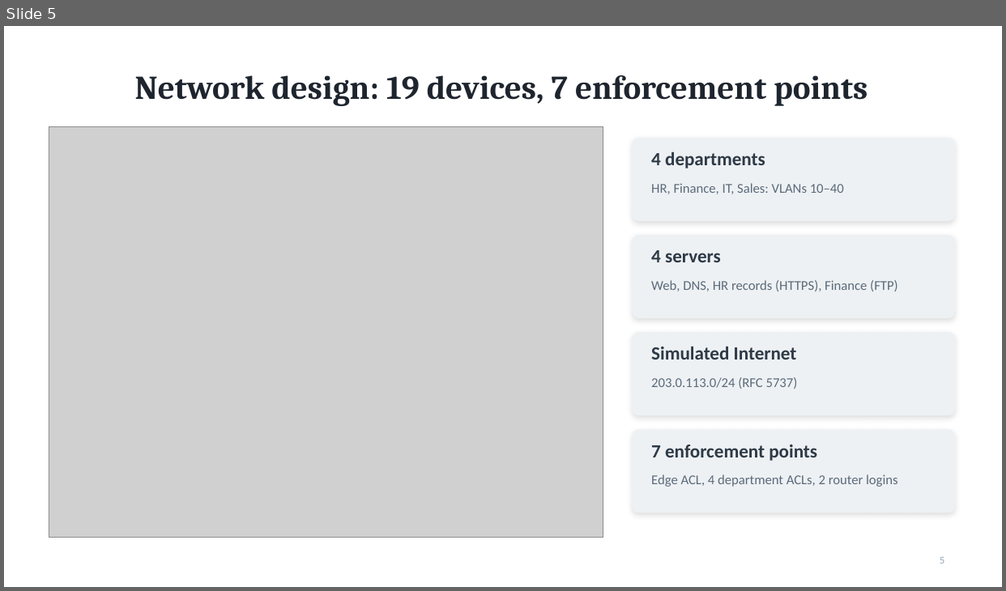
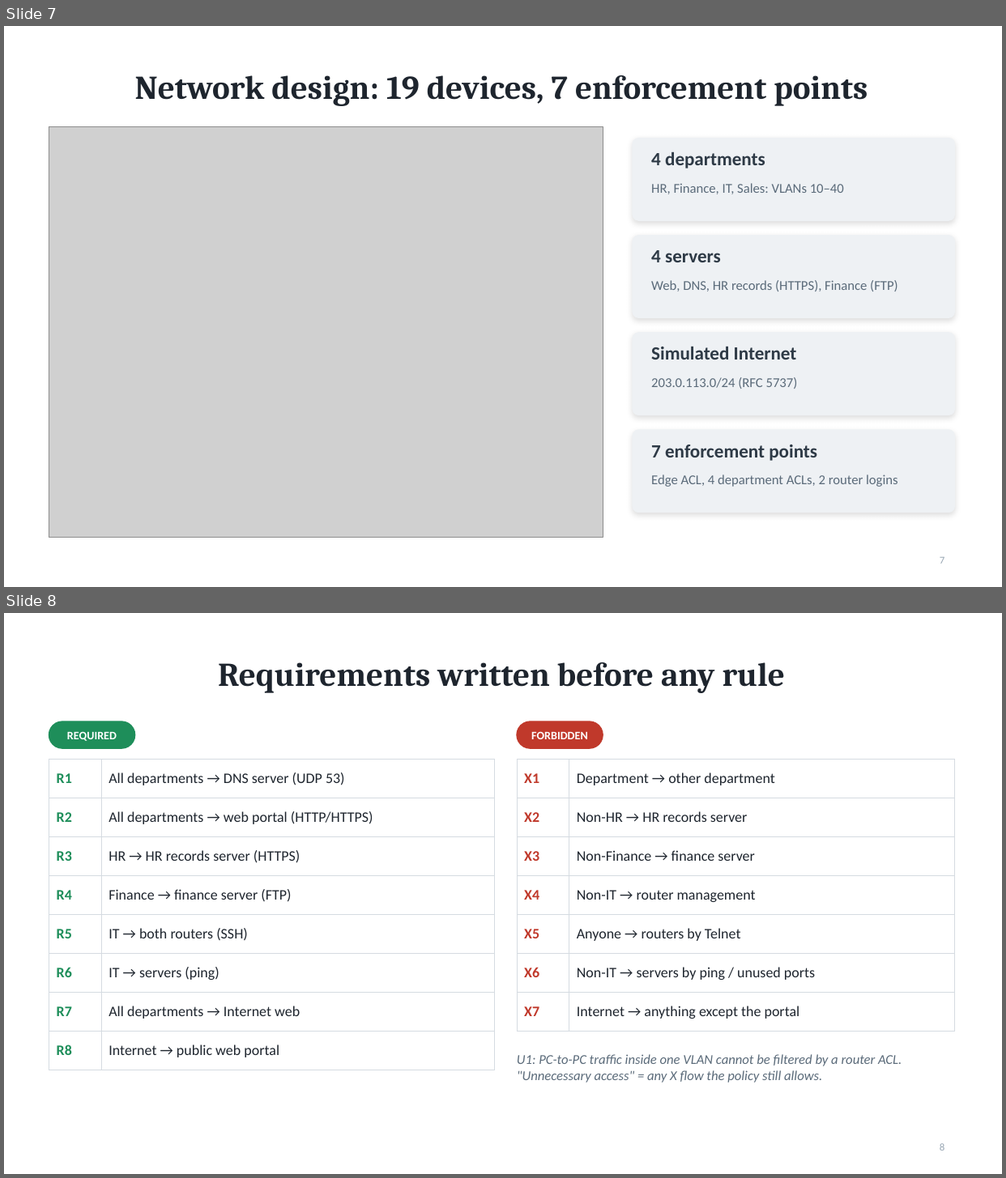
Before and after one commit to darshanpvt007-afk/firewall-policy-complexity-case-study, a slide deck: report/case-study-presentation.pptx. Shown one above the other, each under a label of ours: slide 5 before the commit, slides 7 and 8 after it. The pictures are 1006x591 and 1006x1178 pixels, drawn with LibreOffice and Linux fonts; fonts in the diff are those of the drawing; grey boxes stand for pictures. Boxes give left, top, right and bottom in pixels: in the first picture for what was removed or moved away, otherwise in the second. Text is boxed around its words. In the diff, an @@ line names an element or a change of style, - is before the commit and + after.

```diff
--- a/report/case-study-presentation.pptx
+++ b/report/case-study-presentation.pptx
@@ slide 8 added at <box>4,613,1002,1174</box>, background #FFFFFF @@
@@ title added at <box>218,662,785,693</box>, 32 pt, text #1E252E, bold @@
+Requirements written before any rule
@@ rounded rectangle added at <box>49,722,135,748</box>, fill #1E8E5A, outline #1E8E5A 1 pt @@
@@ text added at <box>67,731,117,741</box>, 11 pt, text #FFFFFF, bold @@
+REQUIRED
@@ rounded rectangle added at <box>517,722,603,748</box>, fill #C0392B, outline #C0392B 1 pt @@
@@ text added at <box>531,731,588,739</box>, 11 pt, text #FFFFFF, bold @@
+FORBIDDEN
@@ table added at <box>49,759,494,1061</box>, 8 rows, 2 columns @@
+R1 | All departments → DNS server (UDP 53)
+R2 | All departments → web portal (HTTP/HTTPS)
+R3 | HR → HR records server (HTTPS)
+R4 | Finance → finance server (FTP)
+R5 | IT → both routers (SSH)
+R6 | IT → servers (ping)
+R7 | All departments → Internet web
+R8 | Internet → public web portal
@@ table added at <box>517,759,955,1022</box>, 7 rows, 2 columns @@
+X1 | Department → other department
+X2 | Non-HR → HR records server
+X3 | Non-Finance → finance server
+X4 | Non-IT → router management
+X5 | Anyone → routers by Telnet
+X6 | Non-IT → servers by ping / unused ports
+X7 | Internet → anything except the portal
@@ text added at <box>517,1054,901,1083</box>, 13 pt, text #5B6B7A, italic @@
+U1: PC-to-PC traffic inside one VLAN cannot be filtered by a router ACL. "Unnecessary access" = any X flow the policy still allows.
@@ page number added at <box>940,1144,944,1151</box>, 10 pt, text #98A6B3 @@
+8
@@ what was slide 5 is now slide 7 @@
@@ page number at <box>940,557,944,564</box>: text changed @@
-5
+7
```
Also in this commit, not shown: 1 slide changed, 9 other slides added, 2 other files.
